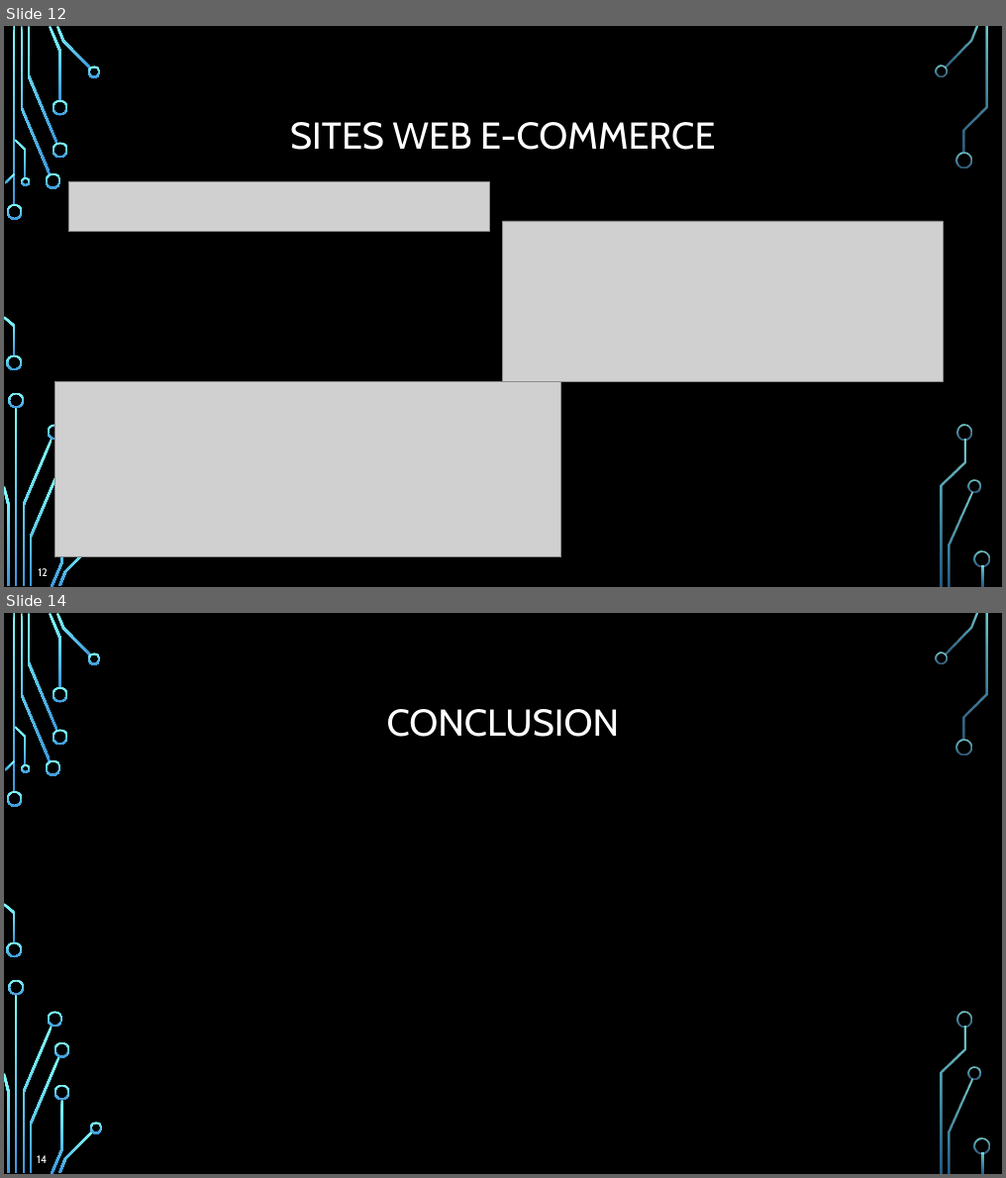
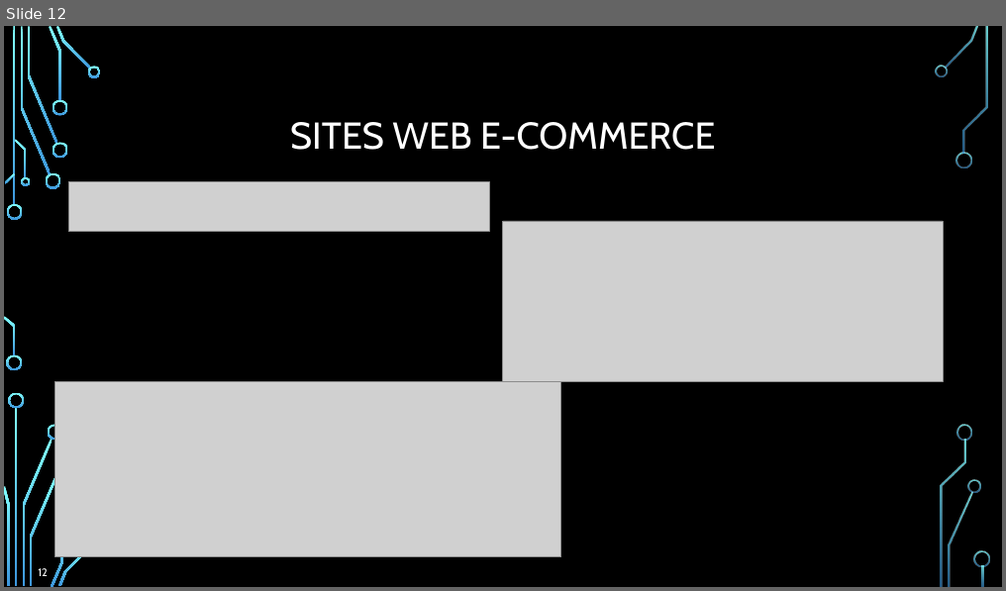
Before and after one commit to CharlesQ1/Projet_3, a slide deck: Soutenance/Diaporama.pptx. Shown one above the other, each under a label of ours: slides 12 and 14 before the commit, slide 12 after it; the slides between them are not shown. The pictures are 1006x1178 and 1006x591 pixels, drawn with LibreOffice and Linux fonts; fonts in the diff are those of the drawing; grey boxes stand for pictures; background and template pictures are left out. Boxes give left, top, right and bottom in pixels: in the first picture for what was removed or moved away, otherwise in the second. Text is boxed around its words. In the diff, an @@ line names an element or a change of style, - is before the commit and + after.

```diff
--- a/Soutenance/Diaporama.pptx
+++ b/Soutenance/Diaporama.pptx
@@ slide 14 removed at <box>4,613,1002,1174</box>, background picture (left out); not listed: 35 template elements that a slide beside it also shows @@
@@ title removed at <box>387,709,620,737</box> @@
-CONCLUSION
@@ freeform shape removed at <box>90,1122,103,1134</box> @@
@@ page number removed at <box>37,1156,47,1163</box> @@
-14
```
Also in this commit, not shown: 1 slide changed, 1 slide added.
